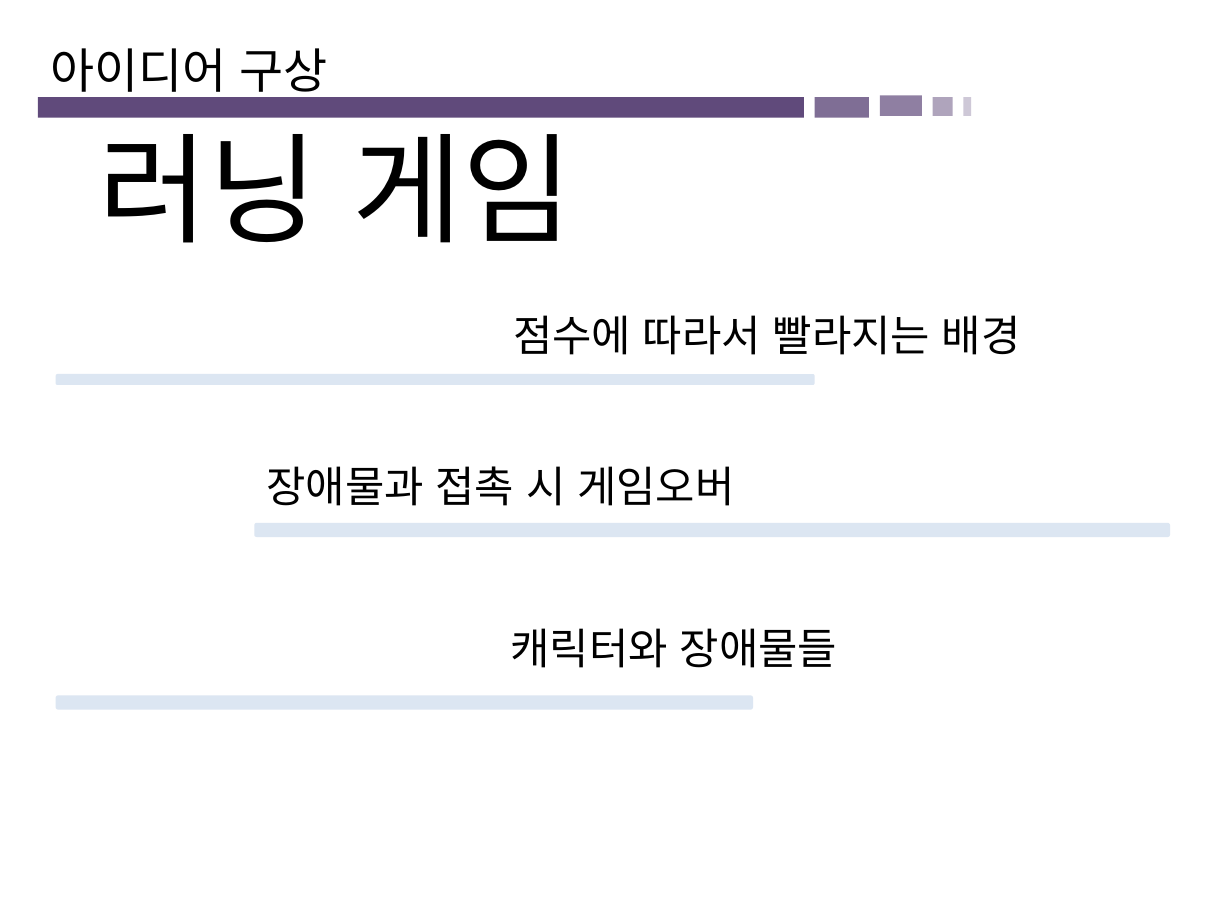
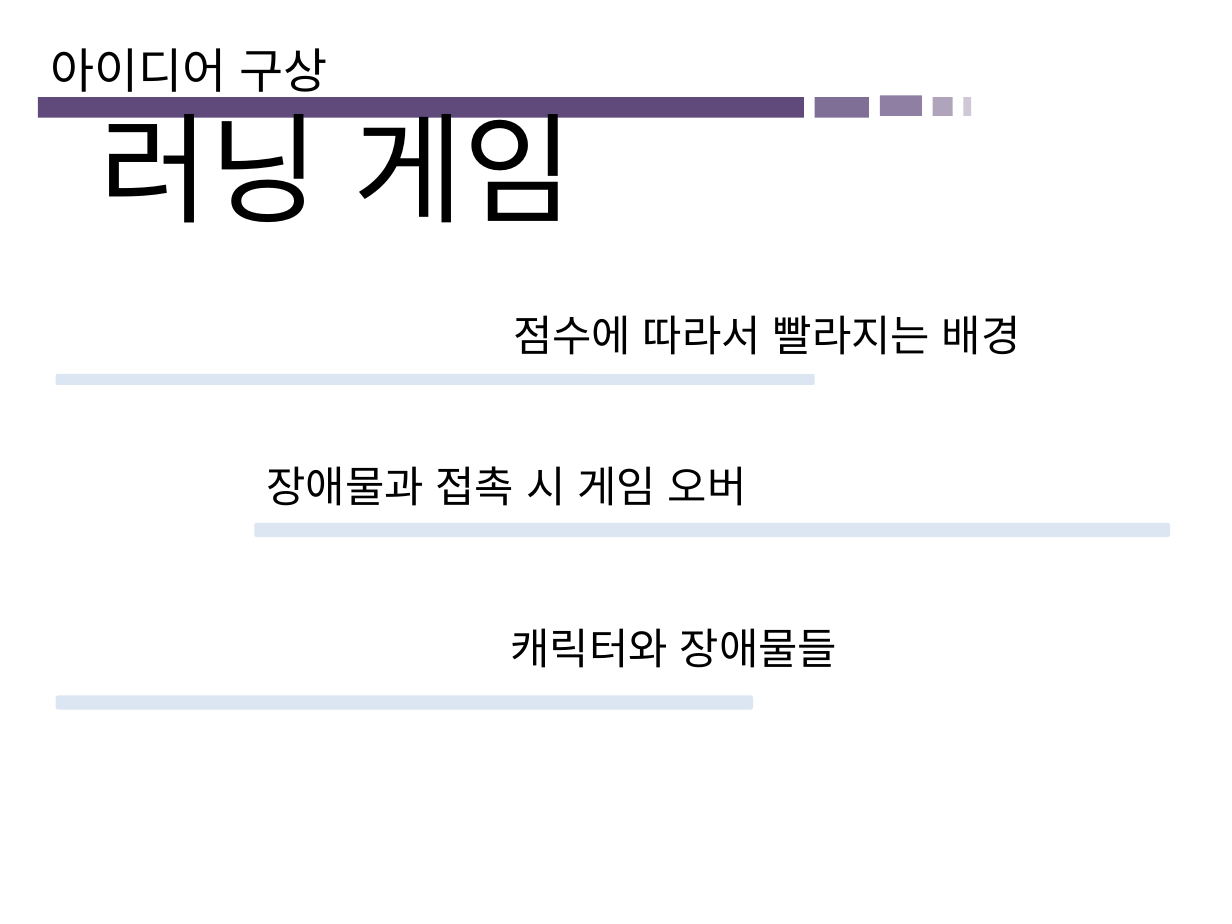
Before and after one commit to Brogi/TeamProject_Team5, a slide deck: slide 5 of Teamreport.odp. Drawn at 1232x924 pixels with LibreOffice and Linux fonts; fonts in the diff are those of the drawing. Boxes give left, top, right and bottom in pixels: in the first picture for what was removed or moved away, otherwise in the second. Text is boxed around its words. In the diff, an @@ line names an element or a change of style, - is before the commit and + after.

Commit message:
ppt

```diff
--- a/Teamreport.odp
+++ b/Teamreport.odp
@@ text "러닝 게임" rewrapped from [98, 111, 572, 243] to [99, 97, 573, 223] @@
@@ text at [266, 466, 747, 506]: spaces changed @@
-장애물과 접촉 시 게임오버
+장애물과 접촉 시 게임 오버
```
Also in this commit, not shown: 3 other slides changed, 1 other file.
